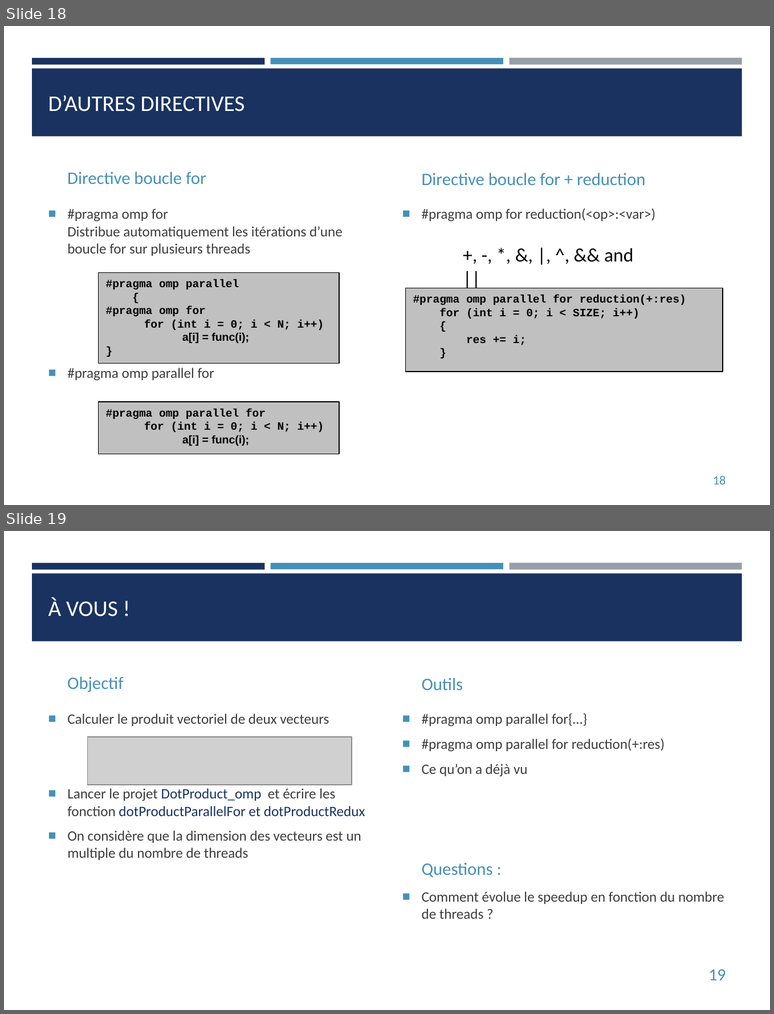
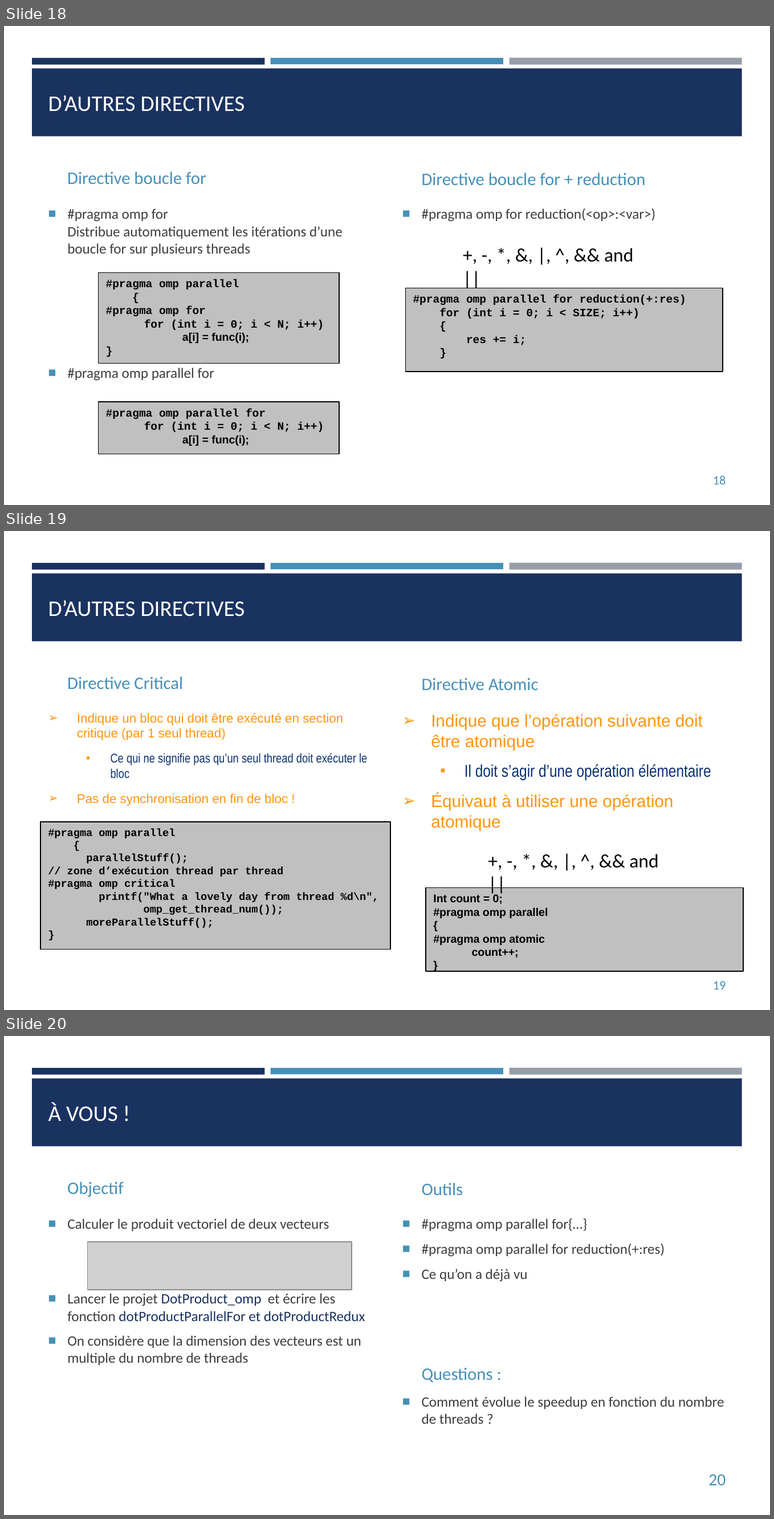
Before and after one commit to franckginguene/hpc_formation_scalian, a slide deck: Diapos/HPC_OpenMP.pptx. Shown one above the other, each under a label of ours: slides 18 and 19 before the commit, slides 18, 19 and 20 after it. The pictures are 774x1014 and 774x1519 pixels, drawn with LibreOffice and Linux fonts; fonts in the diff are those of the drawing; grey boxes stand for pictures. Boxes give left, top, right and bottom in pixels: in the first picture for what was removed or moved away, otherwise in the second. Text is boxed around its words. In the diff, an @@ line names an element or a change of style, - is before the commit and + after.

```diff
--- a/Diapos/HPC_OpenMP.pptx
+++ b/Diapos/HPC_OpenMP.pptx
@@ slide 19 added at (4,531,770,1010), background #FFFFFF; not listed: 4 template elements that a slide beside it also shows @@
@@ title added at (48,600,245,616), 21 pt, text #FFFFFF @@
+D’AUTRES DIRECTIVES
@@ text added at (67,676,183,689), 16.5 pt, text #4590B8 @@
+Directive Critical
@@ text added at (422,677,539,690), 16.5 pt, text #4590B8 @@
+Directive Atomic
@@ text added at (77,713,367,806), 12 pt, text #FF950E @@
+➢ Indique un bloc qui doit être exécuté en section critique (par 1 seul thread)
+  ■ Ce qui ne signifie pas qu’un seul thread doit exécuter le bloc
+➢ Pas de synchronisation en fin de bloc !
@@ text added at (431,714,711,830), 16 pt, text #FF950E @@
+➢ Indique que l’opération suivante doit être atomique
+  ■ Il doit s’agir d’une opération élémentaire
+➢ Équivaut à utiliser une opération atomique
@@ freeform shape added at (41,821,391,948), fill #C0C0C0, outline #000000 0.74 pt, 10 pt, text #000000, bold @@
+#pragma omp parallel
+{
+parallelStuff();
+// zone d’exécution thread par thread
+#pragma omp critical
+printf("What a lovely day from thread %d\n",
+omp_get_thread_num());
+moreParallelStuff();
+}
@@ text added at (629,854,658,868), 18 pt, text #000000 @@
++, -, *, &, |, ^, && and ||
@@ freeform shape added at (426,887,743,970), fill #C0C0C0, outline #000000 0.74 pt, 10.5 pt, text #000000, bold @@
+Int count = 0;
+#pragma omp parallel
+{
+#pragma omp atomic
+count++;
+}
@@ page number added at (713,981,726,989), 12 pt, text #4590B8 @@
+19
@@ what was slide 19 is now slide 20 @@
@@ page number at (709,1474,726,1485): text changed @@
-19
+20
```
Also in this commit, not shown: 12 slides changed, 1 other slide added, 1 slide removed, 1 other file.
